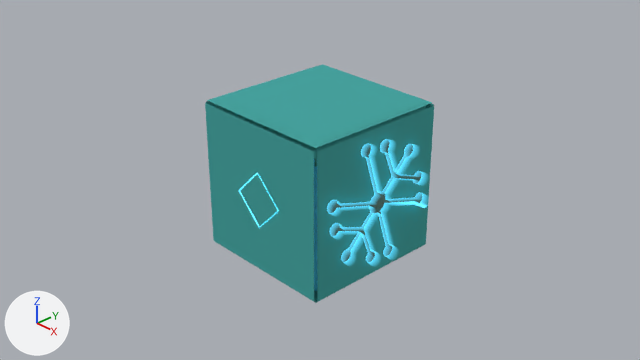
The Blender file box-3.0.blend, before and after one commit.
Rendered twice from the file's camera 'Camera'. Lighting does not change. The marker at lower left points along +X, +Y and +Z.

The first picture shows 'drip-panel', 'drip-path-glow', 'top-panel', 'torch-cover', 'torch-panel'.
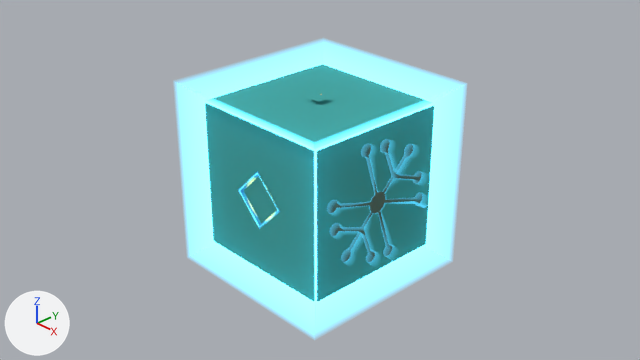
Location of each change, (x1, y1, x2, y2) in pixels of the pictures (640 x 360 px; the box of a moved part takes in the faces that stretch with it):
'light-leak', shown: after (191, 57, 445, 321)
'torch-cover', moved, rescaled (19% narrower, 19% shorter): before (238, 171, 280, 229); after (244, 176, 278, 223)
'drip-path-glow', surface changed, reshaped: (327, 139, 427, 263) in both
part 1 of me_plane_036, moved or reshaped: before (389, 202, 420, 205); after (395, 202, 420, 204)

Edits to the bpy script that builds the scene:
```text
Change mat_drip_path_glow:
    where n0 = _N.new('ShaderNodeBsdfPrincipled'); n0.name = 'Principled BSDF'
    n0.inputs[28].default_value: 1.8 -> 1.0  # 'Emission Strength'
Change me_plane_036:
    used by ob_drip_path_glow; parent = ob_drip_path_bg; location = (1.017, 0.0, 0.0); scale = (1.12, 1.12, 1.12)
    remove me_plane_036.from_pydata(...)  # 468 vertices, 312 faces; spans x -0.01..0.1, y -0.76..0.76, z -0.81..0.81
    add me_plane_036.from_pydata(...)  # 468 vertices, 312 faces; spans x -0.1..0.1, y -0.76..0.76, z -0.81..0.81
    me_plane_036 part 1: 19 of the vertices in x -0.01..0.1, y -0.14..0.14, z -0.13..0.13 are moved by (-0.09, 0.0, 0.0)
Change ob_light_leak:
    remove ob_light_leak.hide_set(True)
Change ob_torch_cover:
    ob_torch_cover.location: (0.0, -0.972, 0.0) -> (0.0, -0.946, 0.0)
    ob_torch_cover.scale: (0.787, 0.787, 0.787) -> (0.653, 0.653, 0.653)
```
